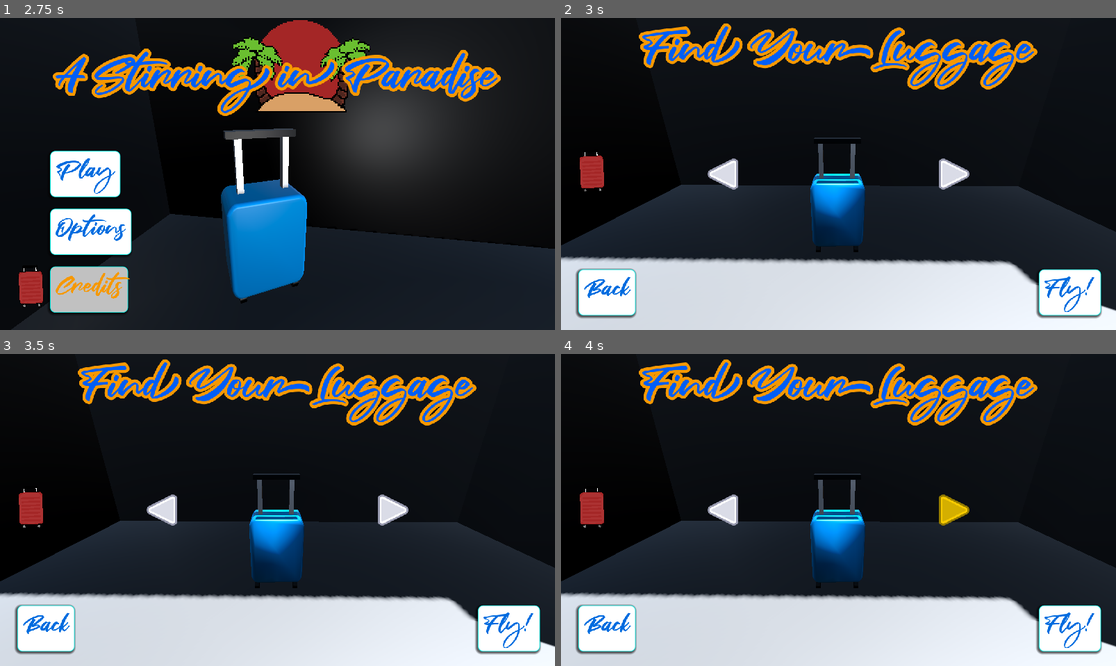
Above: before the commit, frames 1-4 (two rows, left to right).
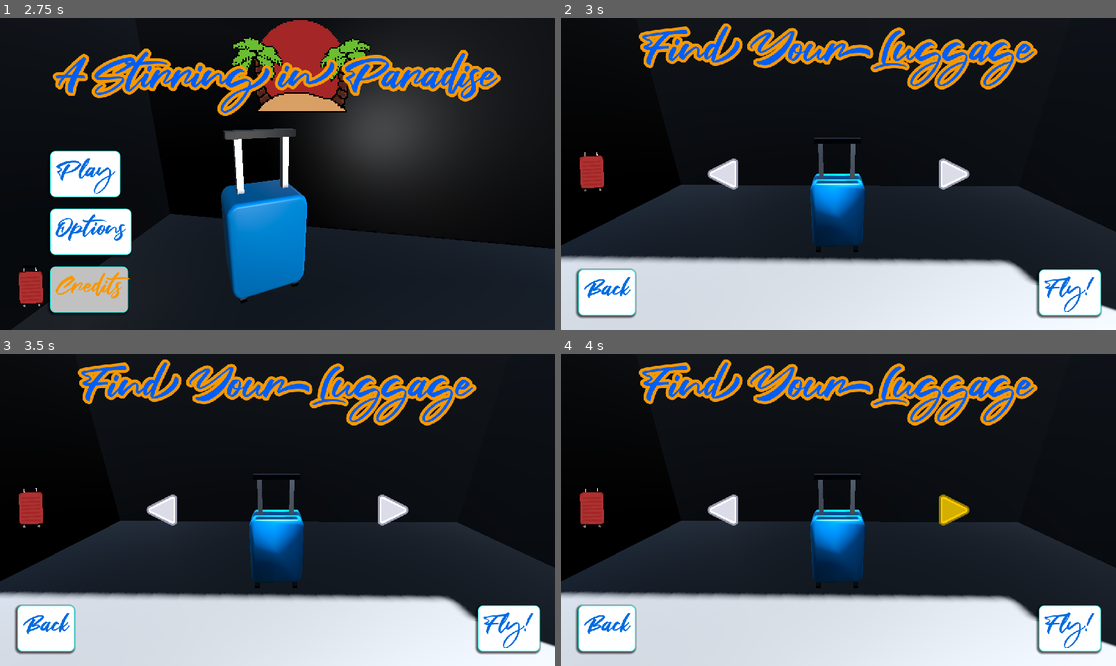
Above: after the commit, the same moments.

Repository: emilyallerdings/gwj81-expedition
Game: Godot game, scene res://Scenes/main_menu.tscn
The game is run twice, just before and just after one commit, with the same random seed, the same clock (stepped at 60 frames per second) and the same inputs. After the commit the project has no main scene; this scene is started directly in both runs.
Inputs (mouse positions are in pixels of both pictures, inside the frame that each line leads up to):
- Up to frame 1 (2.75 s): click "Options" at 0.5 s; click "Back" at 1.25 s; click "Credits" at 2 s
- Up to frame 2 (3 s): click "Play" at 2.75 s
- Up to frame 3 (3.5 s): no input
- Up to frame 4 (4 s): click (955, 510) at 3.5 s

Frame 1 is identical in both runs. In frame 2, 0.7% of the frame differs, in the area x 0-100%, y 50-94%; in frame 3, 0.7%; in frame 4, 0.7%.

Commit message:
redo merge

Diff:
--- a/Assets/pillar.tres
+++ /dev/null
@@ -1,7 +0,0 @@
-[gd_resource type="BoxMesh" load_steps=2 format=3 uid="uid://v8vbrc02ekty"]
-
-[ext_resource type="Material" uid="uid://be84a2c0jteaf" path="res://Materials/side_mat.tres" id="1_he62d"]
-
-[resource]
-material = ExtResource("1_he62d")
-size = Vector3(0.1, 8.5, 0.1)
--- a/Scenes/main.tscn
+++ b/Scenes/main.tscn
@@ -44,9 +44,7 @@
 albedo_color = Color(0.140447, 0.140447, 0.140447, 1)
 
 [sub_resource type="PlaneMesh" id="PlaneMesh_jjgbg"]
-lightmap_size_hint = Vector2i(502, 2502)
 material = SubResource("StandardMaterial3D_7u77a")
-add_uv2 = true
 size = Vector2(100, 500)
 
 [sub_resource type="ProceduralSkyMaterial" id="ProceduralSkyMaterial_bo1nx"]
@@ -75,64 +73,53 @@
 [node name="Main" type="Node3D"]
 script = ExtResource("1_jjgbg")
 
-[node name="BoardingRamp" type="Node3D" parent="."]
-transform = Transform3D(1, 0, 0, 0, 1, 0, 0, 0, 1, 0, 3, 0)
-script = ExtResource("2_21xkr")
-length = 300.0
-
-[node name="PillarsLeft" type="MultiMeshInstance3D" parent="BoardingRamp"]
-transform = Transform3D(1, 0, 0, 0, 1, 0, 0, 0, 1, 5, 2, -5)
-multimesh = SubResource("MultiMesh_21xkr")
-script = ExtResource("3_jjvhh")
-
-[node name="PillarsRight" type="MultiMeshInstance3D" parent="BoardingRamp"]
-transform = Transform3D(1, 0, 0, 0, 1, 0, 0, 0, 1, -5, 2, -5)
-multimesh = SubResource("MultiMesh_21xkr")
-script = ExtResource("3_jjvhh")
-
-[node name="Floor" type="StaticBody3D" parent="BoardingRamp"]
-transform = Transform3D(1, 0, 0, 0, 1, 0, 0, 0, 1, 0, 0, 145)
-
-[node name="FloorMesh" type="MeshInstance3D" parent="BoardingRamp/Floor"]
-mesh = SubResource("BoxMesh_6bp64")
-
-[node name="Roof" type="StaticBody3D" parent="BoardingRamp"]
-transform = Transform3D(1, 0, 0, 0, 1, 0, 0, 0, 1, 0, 9.10206, 145)
-
-[node name="RoofMesh" type="MeshInstance3D" parent="BoardingRamp/Roof"]
-mesh = SubResource("BoxMesh_ynf5e")
-
-[node name="SideLeft" type="StaticBody3D" parent="BoardingRamp"]
-transform = Transform3D(1, 0, 0, 0, 1, 0, 0, 0, 1, 5, 1, 145)
-
-[node name="SideLeftMesh" type="MeshInstance3D" parent="BoardingRamp/SideLeft"]
-mesh = SubResource("BoxMesh_21xkr")
-
-[node name="SideLeftColl" type="CollisionShape3D" parent="BoardingRamp/SideLeft"]
-shape = SubResource("BoxShape3D_21xkr")
-
-[node name="SideRight" type="StaticBody3D" parent="BoardingRamp"]
-transform = Transform3D(1, 0, 0, 0, 1, 0, 0, 0, 1, -5, 1, 145)
-
-[node name="SideRightMesh" type="MeshInstance3D" parent="BoardingRamp/SideRight"]
-mesh = SubResource("BoxMesh_21xkr")
-
-[node name="SideRightColl" type="CollisionShape3D" parent="BoardingRamp/SideRight"]
-shape = SubResource("BoxShape3D_21xkr")
-
-[node name="WindowLeft" type="MeshInstance3D" parent="BoardingRamp"]
-transform = Transform3D(1, 0, 0, 0, 1, 0, 0, 0, 1, 5, 6.01, 145)
-mesh = ExtResource("6_hptm8")
-
-[node name="WindowRight" type="MeshInstance3D" parent="BoardingRamp"]
-transform = Transform3D(1, 0, 0, 0, 1, 0, 0, 0, 1, -5, 6.001, 145)
-mesh = ExtResource("6_hptm8")
-
 [node name="Ground" type="MeshInstance3D" parent="."]
 mesh = SubResource("PlaneMesh_jjgbg")
 
 [node name="WorldEnvironment" type="WorldEnvironment" parent="."]
 environment = SubResource("Environment_jjvhh")
+
+[node name="PillarsLeft" type="MultiMeshInstance3D" parent="."]
+transform = Transform3D(1, 0, 0, 0, 1, 0, 0, 0, 1, 3.75, 5, -5)
+multimesh = SubResource("MultiMesh_21xkr")
+script = ExtResource("3_jjvhh")
+
+[node name="PillarsRight" type="MultiMeshInstance3D" parent="."]
+transform = Transform3D(1, 0, 0, 0, 1, 0, 0, 0, 1, -3.75, 5, -5)
+multimesh = SubResource("MultiMesh_21xkr")
+script = ExtResource("3_jjvhh")
+
+[node name="Floor" type="CSGBox3D" parent="."]
+transform = Transform3D(1, 0, 0, 0, 1, 0, 0, 0, 1, 0, 3, 95)
+use_collision = true
+size = Vector3(8, 0.1, 200)
+material = ExtResource("2_8gbba")
+
+[node name="SideLeft" type="CSGBox3D" parent="Floor"]
+transform = Transform3D(1, 0, 0, 0, 1, 0, 0, 0, 1, 3.75, 1, 0)
+use_collision = true
+size = Vector3(0.5, 2, 200)
+material = ExtResource("2_8gbba")
+
+[node name="SideRight" type="CSGBox3D" parent="Floor"]
+transform = Transform3D(1, 0, 0, 0, 1, 0, 0, 0, 1, -3.75, 1, 0)
+use_collision = true
+size = Vector3(0.5, 2, 200)
+material = ExtResource("2_8gbba")
+
+[node name="WindowRight" type="CSGBox3D" parent="Floor"]
+transform = Transform3D(1, 0, 0, 0, 1, 0, 0, 0, 1, -3.75, 4.501, 0)
+cast_shadow = 0
+use_collision = true
+size = Vector3(0.1, 5, 200)
+material = SubResource("StandardMaterial3D_jjvhh")
+
+[node name="WindowLeft" type="CSGBox3D" parent="Floor"]
+transform = Transform3D(1, 0, 0, 0, 1, 0, 0, 0, 1, 3.75, 4.501, 0)
+cast_shadow = 0
+use_collision = true
+size = Vector3(0.1, 5, 200)
+material = SubResource("StandardMaterial3D_jjvhh")
 
 [node name="MainCamera" type="Camera3D" parent="."]
 transform = Transform3D(-1, 8.72541e-08, -1.23233e-07, 0, 0.816138, 0.577858, 1.50996e-07, 0.577858, -0.816138, 0, 8.5, -2.5)
@@ -141,10 +128,6 @@
 
 [node name="Player" parent="." instance=ExtResource("4_jjvhh")]
 
-[node name="luggage" parent="Player" instance=ExtResource("5_kry3j")]
-transform = Transform3D(-8.74228e-09, -1.71612e-16, -0.2, 0.175167, 0.096522, -7.6568e-09, 0.096522, -0.175167, -4.21911e-09, 0, 3.41741, 1.04387)
-
 [node name="DirectionalLight3D" type="DirectionalLight3D" parent="."]
 transform = Transform3D(0.602206, -0.740214, 0.299052, 0.210739, 0.508695, 0.834756, -0.770025, -0.439673, 0.462331, 0, 0, 0)
-light_bake_mode = 1
 shadow_enabled = true
--- a/Scenes/menu_testing.tscn
+++ /dev/null
@@ -1,128 +0,0 @@
-[gd_scene load_steps=13 format=3 uid="uid://bqtcu4mbtjvj8"]
-
-[ext_resource type="Script" path="res://Scripts/main_menu.gd" id="1_34v3d"]
-[ext_resource type="PackedScene" uid="uid://cl844rkgxivpm" path="res://Assets/selectionroom.glb" id="1_m6x4c"]
-[ext_resource type="Theme" uid="uid://dvqp7asptarb8" path="res://Materials/default_theme.tres" id="2_5dbda"]
-[ext_resource type="FontFile" uid="uid://d4da0phun8v4d" path="res://Materials/Fair Prosper.ttf" id="3_ycoxo"]
-[ext_resource type="Texture2D" uid="uid://crjk38l5pjmae" path="res://UI Assets/title_splash.png" id="4_ycoxo"]
-[ext_resource type="Shader" path="res://Materials/pseudo_3d.gdshader" id="6_fmuvw"]
-[ext_resource type="Texture2D" uid="uid://ge4oyevnnxel" path="res://UI Assets/suitecase_sprite.png" id="7_vxmc4"]
-[ext_resource type="PackedScene" uid="uid://c3st1sbq1ewwj" path="res://Scenes/luggage.tscn" id="8_vxmc4"]
-
-[sub_resource type="ProceduralSkyMaterial" id="ProceduralSkyMaterial_m6x4c"]
-sky_energy_multiplier = 6.05
-
-[sub_resource type="Sky" id="Sky_oqbs2"]
-sky_material = SubResource("ProceduralSkyMaterial_m6x4c")
-
-[sub_resource type="Environment" id="Environment_5dbda"]
-background_mode = 2
-sky = SubResource("Sky_oqbs2")
-
-[sub_resource type="ShaderMaterial" id="ShaderMaterial_fbgsc"]
-shader = ExtResource("6_fmuvw")
-shader_parameter/fov = 90.0
-shader_parameter/cull_back = true
-shader_parameter/y_rot = 0.0
-shader_parameter/x_rot = 0.0
-shader_parameter/inset = 0.0
-shader_parameter/hovering = 0.0
-shader_parameter/rand_trans_power = 1.0
-shader_parameter/rand_seed = 0.0
-shader_parameter/vortex_amt = 0.0
-shader_parameter/rotation = 0.0
-shader_parameter/mouse_screen_pos_test = Vector2(0, 0)
-
-[node name="Main Menu" type="Node3D"]
-script = ExtResource("1_34v3d")
-
-[node name="Camera3D" type="Camera3D" parent="."]
-transform = Transform3D(-0.815615, -0.17541, 0.551366, 0, 0.952938, 0.303165, -0.578596, 0.247266, -0.77723, 25.7932, 17.8789, 20.6814)
-
-[node name="selectionroom" parent="." instance=ExtResource("1_m6x4c")]
-transform = Transform3D(0.707107, 0, 0.707107, 0, 1, 0, -0.707107, 0, 0.707107, -3.75321, 0, 26.172)
-
-[node name="WorldEnvironment" type="WorldEnvironment" parent="."]
-environment = SubResource("Environment_5dbda")
-
-[node name="Main Menu UI" type="Control" parent="."]
-layout_mode = 3
-anchors_preset = 15
-anchor_right = 1.0
-anchor_bottom = 1.0
-grow_horizontal = 2
-grow_vertical = 2
-
-[node name="Title" type="RichTextLabel" parent="Main Menu UI"]
-layout_mode = 1
-anchors_preset = 10
-anchor_right = 1.0
-offset_left = 23.0
-offset_top = 60.0
-offset_right = -26.0
-offset_bottom = 208.0
-grow_horizontal = 2
-theme = ExtResource("2_5dbda")
-theme_override_colors/font_outline_color = Color(0.964367, 0.596282, 0, 1)
-theme_override_constants/outline_size = 25
-theme_override_fonts/normal_font = ExtResource("3_ycoxo")
-theme_override_font_sizes/normal_font_size = 90
-bbcode_enabled = true
-text = "[color=#005EF6]A Stirring in Paradise[/color]"
-horizontal_alignment = 1
-vertical_alignment = 1
-
-[node name="Play" type="Button" parent="Main Menu UI"]
-layout_mode = 0
-offset_left = 116.0
-offset_top = 315.0
-offset_right = 242.0
-offset_bottom = 401.0
-theme = ExtResource("2_5dbda")
-theme_override_fonts/font = ExtResource("3_ycoxo")
-theme_override_font_sizes/font_size = 50
-text = "Play"
-
-[node name="Options" type="Button" parent="Main Menu UI"]
-layout_mode = 0
-offset_left = 116.0
-offset_top = 418.0
-offset_right = 265.0
-offset_bottom = 504.0
-theme = ExtResource("2_5dbda")
-theme_override_fonts/font = ExtResource("3_ycoxo")
-theme_override_font_sizes/font_size = 50
-text = "Options"
-
-[node name="Credits" type="Button" parent="Main Menu UI"]
-layout_mode = 0
-offset_left = 116.0
-offset_top = 522.0
-offset_right = 258.0
-offset_bottom = 608.0
-theme = ExtResource("2_5dbda")
-theme_override_fonts/font = ExtResource("3_ycoxo")
-theme_override_font_sizes/font_size = 50
-text = "Credits"
-
-[node name="TitleSplash" type="Sprite2D" parent="Main Menu UI"]
-show_behind_parent = true
-position = Vector2(623, 100)
-scale = Vector2(3, 3)
-texture = ExtResource("4_ycoxo")
-
-[node name="SuitecaseSprite" type="Sprite2D" parent="."]
-material = SubResource("ShaderMaterial_fbgsc")
-position = Vector2(65, 357)
-scale = Vector2(0.785156, 0.785156)
-texture = ExtResource("7_vxmc4")
-
-[node name="luggage" parent="." instance=ExtResource("8_vxmc4")]
-transform = Transform3D(0.258819, 0, 0.965926, 0, 1, 0, -0.965926, 0, 0.258819, 18.3622, 3, 33.2047)
-
-[connection signal="mouse_entered" from="Main Menu UI/Play" to="." method="_on_play_mouse_entered"]
-[connection signal="pressed" from="Main Menu UI/Play" to="." method="_on_play_pressed"]
-[connection signal="mouse_entered" from="Main Menu UI/Options" to="." method="_on_options_mouse_entered"]
-[connection signal="pressed" from="Main Menu UI/Options" to="." method="_on_options_pressed"]
-[connection signal="mouse_entered" from="Main Menu UI/Credits" to="." method="_on_credits_mouse_entered"]
-[connection signal="pressed" from="Main Menu UI/Credits" to="." method="_on_credits_pressed"]
--- a/Scripts/boarding_ramp.gd
+++ /dev/null
@@ -1,67 +0,0 @@
-@tool
-extends Node3D
-
-@export var width := 10.0
-@export var length := 200.0
-
-@export_tool_button("Resize", "Callable") var set_size_btn = set_size
-
-@onready var roof: StaticBody3D = $Roof
-@onready var roof_mesh: MeshInstance3D = $Roof/RoofMesh
-
-
-@onready var floor_mesh: MeshInstance3D = $Floor/FloorMesh
-@onready var floor: StaticBody3D = $Floor
-
-@onready var side_left: StaticBody3D = $SideLeft
-@onready var side_left_mesh: MeshInstance3D = $SideLeft/SideLeftMesh
-@onready var side_left_coll: CollisionShape3D = $SideLeft/SideLeftColl
-
-
-@onready var side_right: StaticBody3D = $SideRight
-@onready var side_right_mesh: MeshInstance3D = $SideRight/SideRightMesh
-@onready var side_right_coll: CollisionShape3D = $SideRight/SideRightColl
-
-
-@onready var pillars_left: MultiPillar = $PillarsLeft
-@onready var pillars_right: MultiPillar = $PillarsRight
-
-@onready var window_left: MeshInstance3D = $WindowLeft
-@onready var window_right: MeshInstance3D = $WindowRight
-
-
-# Called when the node enters the scene tree for the first time.
-func _ready() -> void:
-	self.position.y = 3.0
-	set_size()
-	pass # Replace with function body.
-
-
-func set_size():
-	floor_mesh.mesh.size.z = length
-	floor_mesh.mesh.size.x = width
-	floor.position.z = (length / 2.0) - 5.0
-
-	roof_mesh.mesh.size.z = length
-	roof_mesh.mesh.size.x = width
-	roof.position.z = (length / 2.0) - 5.0
-
-	side_left_mesh.mesh.size.z = length
-	side_left.position.z = (length / 2.0) - 5.0
-	side_left.position.x = width/2.0
-
-	side_right.position.z = (length / 2.0) - 5.0
-	side_right.position.x = -width/2.0
-
-	window_left.mesh.size.z = length
-	window_left.position.z = (length / 2.0) - 5.0
-	window_left.position.x = width/2.0
-
-	window_right.position.z = (length / 2.0) - 5.0
-	window_right.position.x = -width/2.0
-
-	pillars_left.position.x = width/2.0
-	pillars_right.position.x = -width/2.0
-
-	pillars_left.remesh(int(ceil(length/4.1)) + 1)
-	pillars_right.remesh(int(ceil(length/4.1)) + 1)
--- a/project.godot
+++ b/project.godot
@@ -11,7 +11,6 @@
 [application]
 
 config/name="GWJ81-Expedition"
-run/main_scene="uid://cua0fhfbu5gg1"
 config/features=PackedStringArray("4.4", "GL Compatibility")
 boot_splash/image="uid://dvpdrtsv0ogbq"
 config/icon="res://icon.svg"
@@ -68,6 +67,10 @@
 textures/canvas_textures/default_texture_filter=0
 renderer/rendering_method="gl_compatibility"
 renderer/rendering_method.mobile="gl_compatibility"
+lights_and_shadows/directional_shadow/soft_shadow_filter_quality=4
+lights_and_shadows/directional_shadow/soft_shadow_filter_quality.mobile=2
+lights_and_shadows/positional_shadow/soft_shadow_filter_quality=4
+lights_and_shadows/positional_shadow/soft_shadow_filter_quality.mobile=2
 
 [shader_globals]
 
Not shown: 1 places in Materials/default_theme.tres that only renumber resources
Not shown: 1 places in Scenes/main.tscn that only renumber resources
Not shown: 1 places in Scenes/main_menu.tscn that only renumber resources
Not shown, removed: Scripts/boarding_ramp.gd.uid
Not shown, removed: main.exr.import
Binary file removed: main.lmbake
Not shown, changed: main.exr
